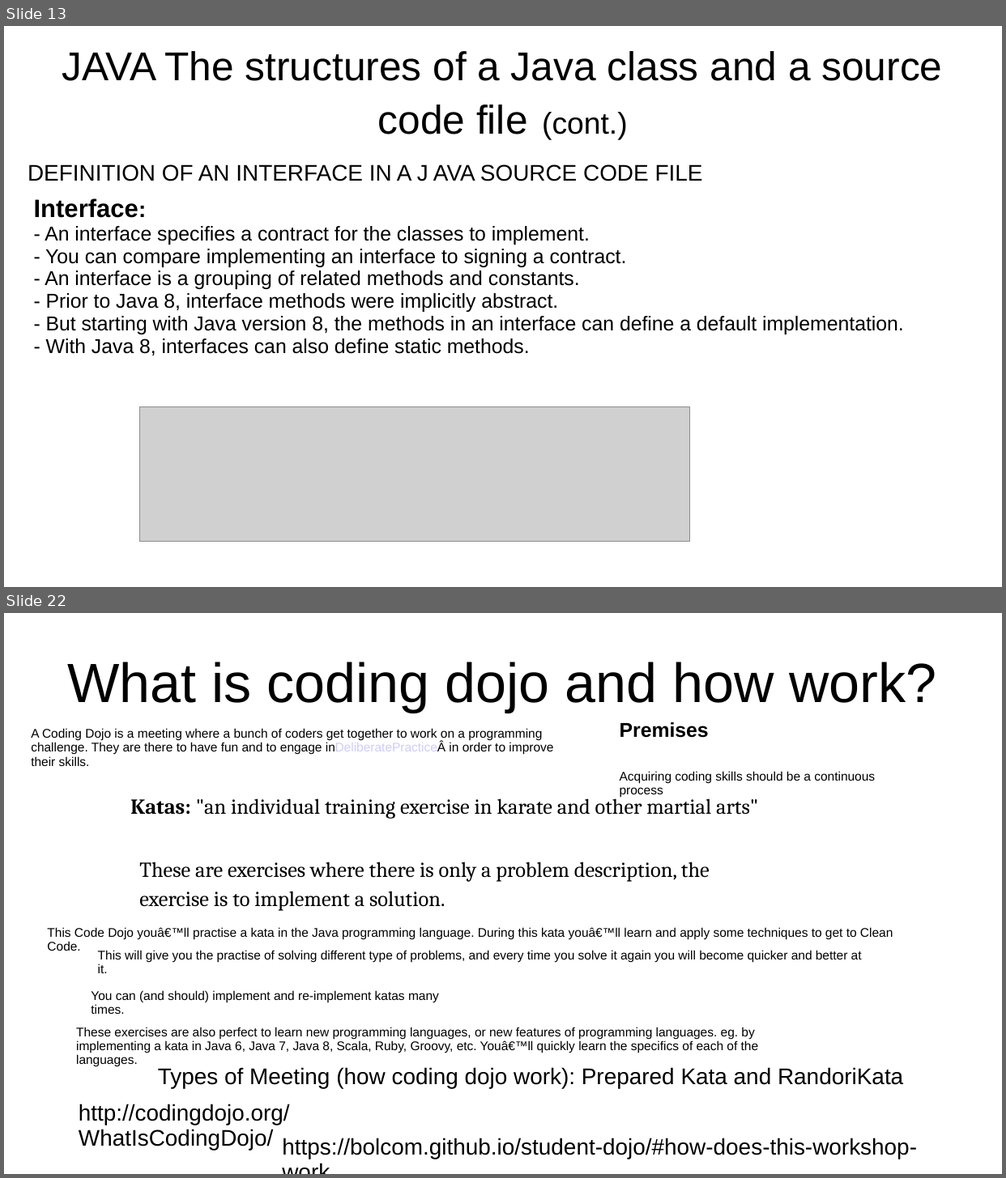
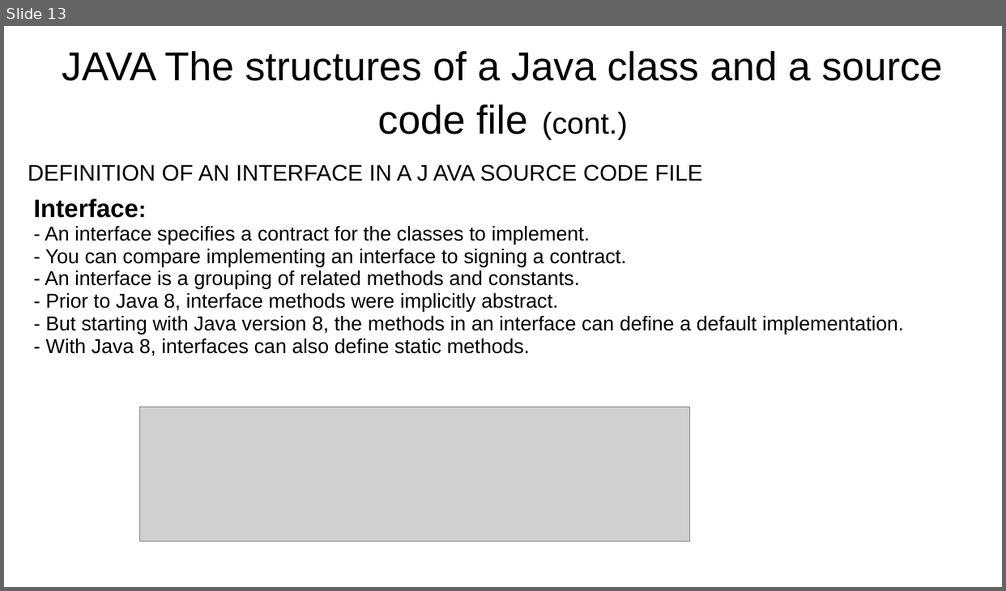
Before and after one commit to wtineomoronta/work-coding-dojo, a slide deck: Java Coding Dojo - Session 1.ppt. Shown one above the other, each under a label of ours: slides 13 and 22 before the commit, slide 13 after it; the slides between them are not shown. The pictures are 1006x1178 and 1006x591 pixels, drawn with LibreOffice and Linux fonts; fonts in the diff are those of the drawing; grey boxes stand for pictures. Boxes give left, top, right and bottom in pixels: in the first picture for what was removed or moved away, otherwise in the second. Text is boxed around its words. In the diff, an @@ line names an element or a change of style, - is before the commit and + after.

Commit message:
add content to presentation java coding dojo session 1

```diff
--- a/Java Coding Dojo - Session 1.ppt
+++ b/Java Coding Dojo - Session 1.ppt
@@ slide 22 removed at bbox=[4, 613, 1002, 1174], background #FFFFFF @@
@@ title removed at bbox=[67, 662, 936, 713] @@
-What is coding dojo and how work?
@@ text removed at bbox=[31, 728, 553, 766] @@
-A Coding Dojo is a meeting where a bunch of coders get together to work on a programming challenge. They are there to have fun and to engage inDeliberatePracticeÂ in order to improve their skills.
@@ text removed at bbox=[620, 722, 875, 798] @@
-Premises
-Acquiring coding skills should be a continuous process
@@ text removed at bbox=[130, 794, 758, 819] @@
-Katas: "an individual training exercise in karate and other martial arts"
@@ text removed at bbox=[139, 862, 710, 911] @@
-These are exercises where there is only a problem description, the exercise is to implement a solution.
@@ text removed at bbox=[47, 927, 893, 951] @@
-This Code Dojo youâ€™ll practise a kata in the Java programming language. During this kata youâ€™ll learn and apply some techniques to get to Clean Code.
@@ text removed at bbox=[98, 950, 862, 973] @@
-This will give you the practise of solving different type of problems, and every time you solve it again you will become quicker and better at it.
@@ text removed at bbox=[91, 990, 439, 1014] @@
-You can (and should) implement and re-implement katas many times.
@@ text removed at bbox=[76, 1027, 759, 1067] @@
-These exercises are also perfect to learn new programming languages, or new features of programming languages. eg. by implementing a kata in Java 6, Java 7, Java 8, Scala, Ruby, Groovy, etc. Youâ€™ll quickly learn the specifics of each of the languages.
@@ text removed at bbox=[158, 1067, 903, 1088] @@
-Types of Meeting (how coding dojo work): Prepared Kata and RandoriKata
@@ text removed at bbox=[79, 1104, 290, 1150] @@
-http://codingdojo.org/WhatIsCodingDojo/
@@ text removed at bbox=[282, 1138, 917, 1159] @@
-https://bolcom.github.io/student-dojo/#how-does-this-workshop-work
```
Also in this commit, not shown: 2 slides changed, 7 slides added, 16 other slides removed.
